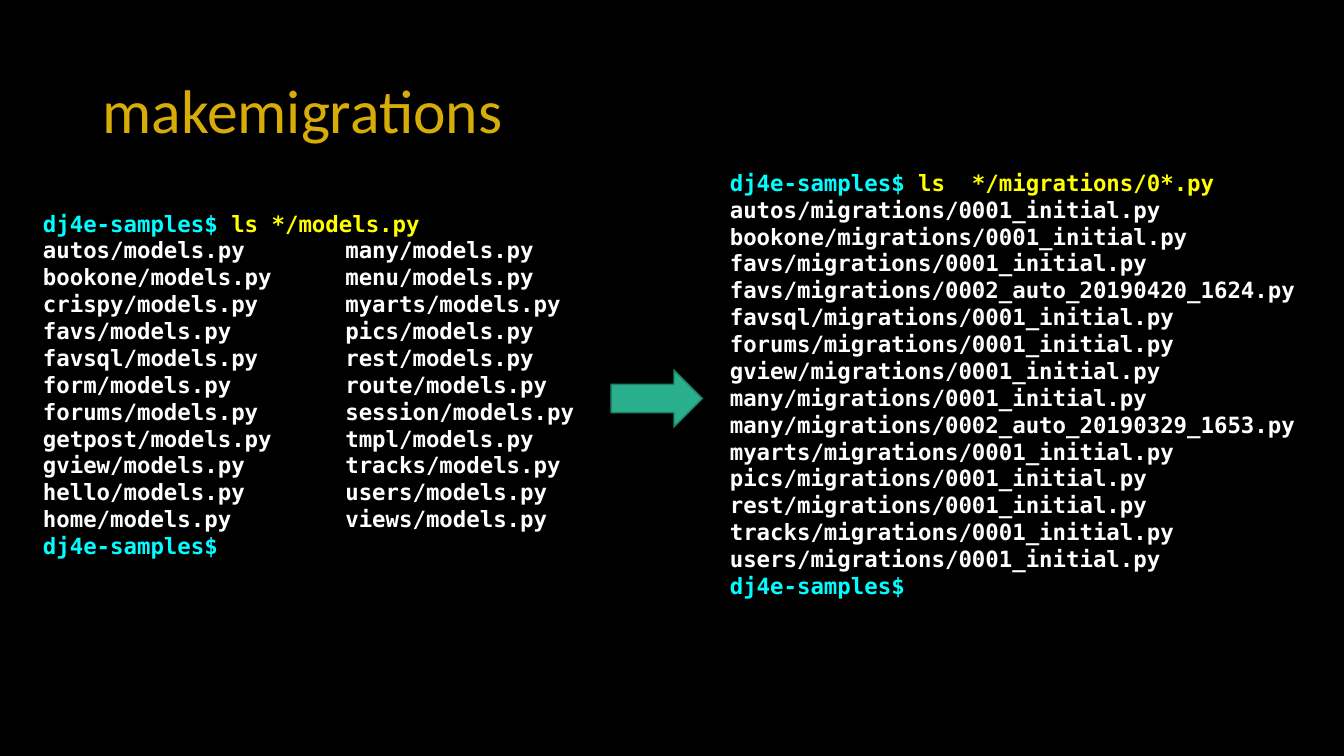
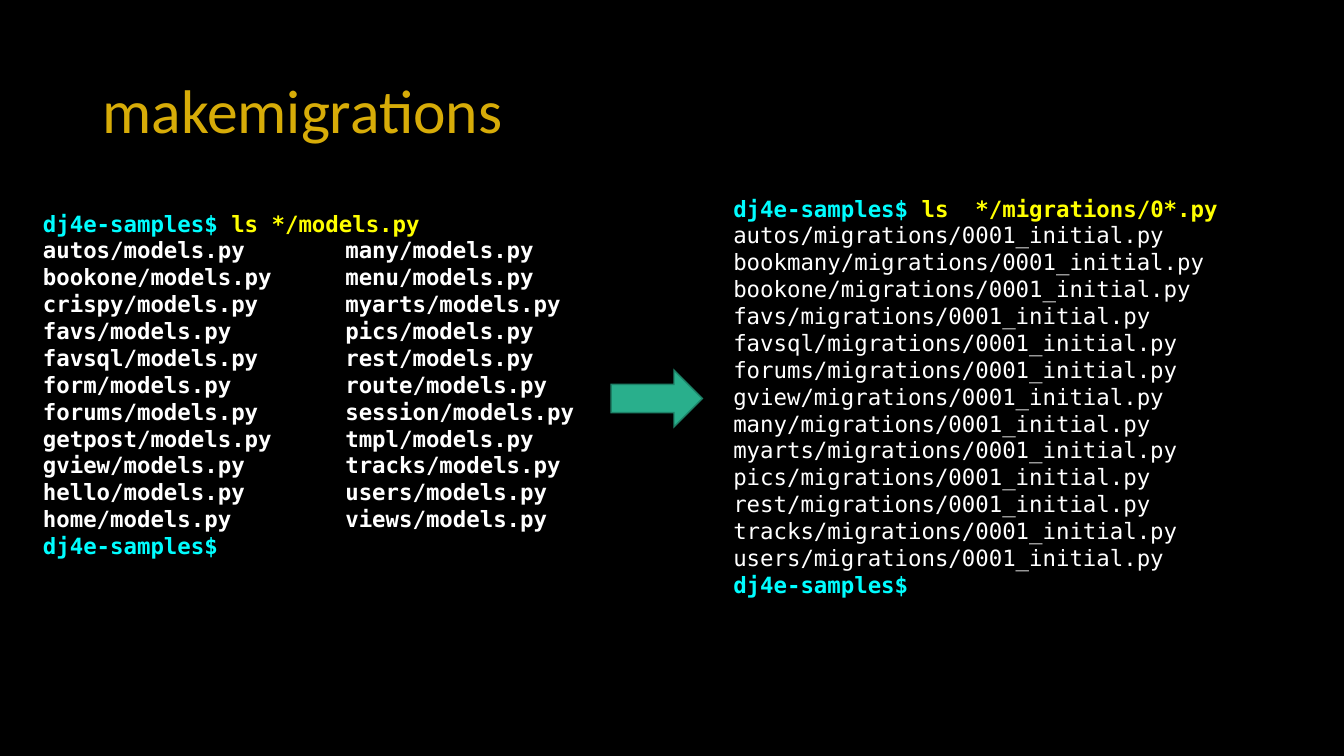
Before and after one commit to csev/dj4e, a slide deck: slide 31 of lectures/DJ-03-One-To-Many.pptx. Drawn at 1344x756 pixels with LibreOffice and Linux fonts; fonts in the diff are those of the drawing. Boxes give left, top, right and bottom in pixels: in the first picture for what was removed or moved away, otherwise in the second. Text is boxed around its words. In the diff, an @@ line names an element or a change of style, - is before the commit and + after.

```diff
--- a/lectures/DJ-03-One-To-Many.pptx
+++ b/lectures/DJ-03-One-To-Many.pptx
@@ text "dj4e-samples$ ls */migrations/0*.py": place and size @@
-text "dj4e-samples$ ls */migrations/0*.py" at (730,173,1295,599)
+text "dj4e-samples$ ls */migrations/0*.py" at (733,198,1217,598)
@@ text at (733,226,1190,572): bold off in "autos/migrations/0001_initial.py", "bookone/migrations/0001_initial.py", "favs/migrations/0001_initial.py", "favsql/migrations/0001_initial.py" and 8 more places @@
@@ text at (733,253,1204,276): paragraph added @@
+bookmany/migrations/0001_initial.py
@@ text at (730,280,1295,304): paragraph removed @@
-favs/migrations/0002_auto_20190420_1624.py
@@ text at (730,414,1295,438): paragraph removed @@
-many/migrations/0002_auto_20190329_1653.py
```
Also in this commit, not shown: 5 other slides changed, 5 other files.
